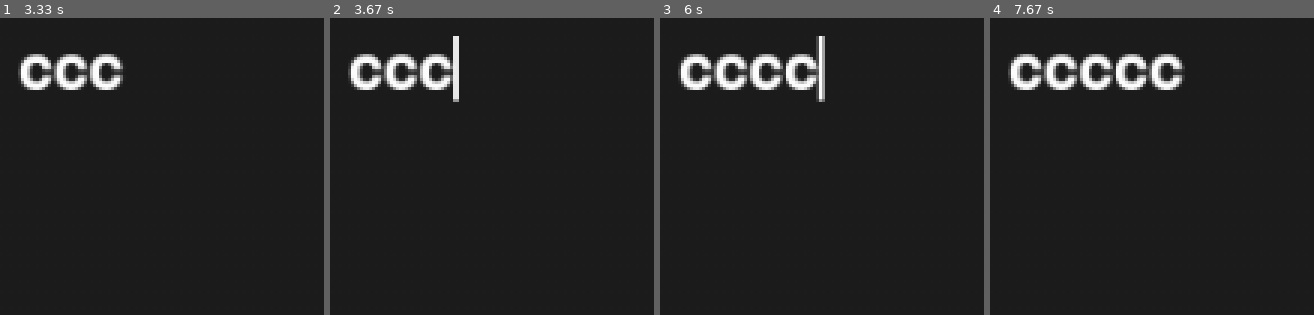
Above: before the commit, frames 1-4 (left to right).
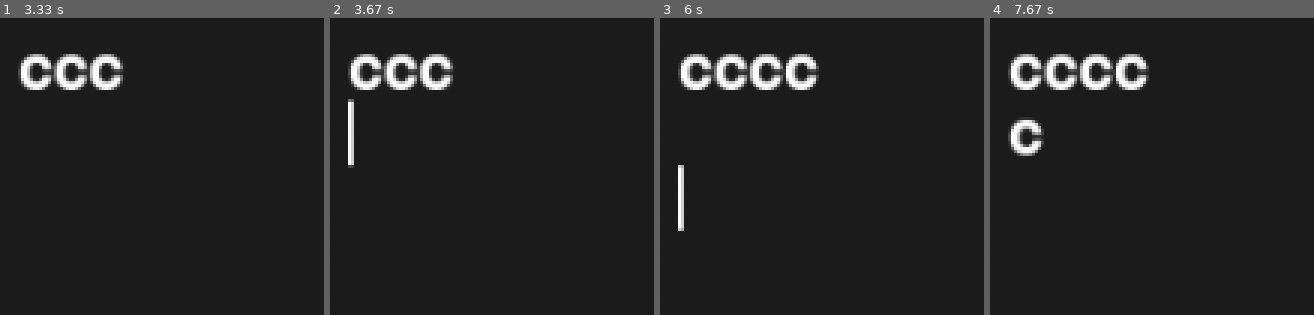
Above: after the commit, the same moments.

Repository: Nuffe/Textbox
Game: pygame game, started from main.py
The game is run twice, just before and just after one commit, with the same random seed, the same clock (stepped at 60 frames per second) and the same inputs.
Inputs:
- Up to frame 1 (3.33 s): hold C 0.33-0.8 s; hold Right 0.33-0.8 s; tap C at 0.83, 2.17 s; hold Up 1.67-2.13 s; hold Left from 3 s (still down)
- Up to frame 2 (3.67 s): release Left at 3.53 s; hold Down from 3.57 s (still down)
- Up to frame 3 (6 s): release Down at 3.87 s; hold Left 3.9-4.3 s; hold C 4.33-4.7 s; hold Up 4.33-4.7 s; hold Right 5.13-5.77 s; hold Down from 5.8 s (still down)
- Up to frame 4 (7.67 s): release Down at 6.17 s; hold Left 6.2-6.67 s; hold Right 6.7-7.17 s; hold Up 7.2-7.5 s; tap C at 7.35 s; hold Right from 7.53 s (still down)

Frame 1 is identical in both runs. In frame 2, 0.8% of the frame differs, in the area x 5-40%, y 6-51%; in frame 3, 1.0%; in frame 4, 1.9%, in the area x 5-61%, y 12-47%.

Commit message:
start on implementation for multiline. Changed the textinput array to now be two dimentional (one array for each line). Also started with some line navigation, co-pilot spit outsomething that works but will look into it more.

Diff:
--- a/textbox/base.py
+++ b/textbox/base.py
@@ -7,9 +7,12 @@
 clock = pygame.time.Clock()
 
 textInput = []
+textLines = [[]]
 cursorPos = 0
 positionX = 50
 positionY = 50
+pointerX = 0
+pointerY = 0
 
 running = True
 
@@ -20,31 +23,66 @@
 
         elif event.type == pygame.KEYDOWN:
             if event.key == pygame.K_BACKSPACE:
-                textInput.pop()
+                textLines[pointerY].pop()
                 cursorPos -= 1
             elif event.key == pygame.K_c and pygame.key.get_mods() & pygame.KMOD_CTRL:
-                textInput.clear()
+                textLines[pointerY].clear()
                 cursorPos = 0
             elif event.key == pygame.K_ESCAPE:
                 running = False
+            elif event.key == pygame.K_DOWN:
+                pointerY += 1
+                if pointerY >= len(textLines):
+                    textLines.append([])
+                cursorPos = min(cursorPos, len(textLines[pointerY]))
+            elif event.key == pygame.K_UP:
+                pointerY -= 1
+                if pointerY < 0:
+                    pointerY = 0
+                cursorPos = min(cursorPos, len(textLines[pointerY]))
+            elif event.key == pygame.K_LEFT:
+                if cursorPos > 0:
+                    cursorPos -= 1
+                elif pointerY > 0:
+                    pointerY -= 1
+                    cursorPos = len(textLines[pointerY])
+            elif event.key == pygame.K_RIGHT:
+                if cursorPos < len(textLines[pointerY]):
+                    cursorPos += 1
+                elif pointerY < len(textLines) - 1:
+                    pointerY += 1
+                    cursorPos = 0
             else:
                 character = event.unicode
                 if character:
-                    textInput.insert(cursorPos, character)
+                    textLines[pointerY].insert(cursorPos, character)
                     cursorPos += 1
+                    if pointerX > 500:
+                        pointerY += 1
+                        cursorPos = 0
+                        if pointerY >= len(textLines):
+                            textLines.append([])
+
+
 
     screen.fill((30, 30, 30))
 
-    if time.time() % 1.2 > 0.6:                              #Flicker time
-        textBeforePoint = "".join(textInput[:cursorPos])     #Grabs all before cursor position
-        pointerX = positionX + font.size(textBeforePoint)[0] #size givs the pixel size of the string and puts caret at the end
-        pointerHeight = font.get_height()
-        pygame.draw.rect(screen, (255,255,255), (pointerX, positionY, 2, pointerHeight))
+    textBeforePointLines = "".join(textLines[pointerY][:cursorPos])           #Grabs all before cursor position
+    pointerX = positionX + font.size(textBeforePointLines)[0]                 #X position of the cursor based on pixels before it
+    pointerHeight = font.get_height()
 
-    if len(textInput) > 0:
-        textOutput = "".join(textInput)
+    if time.time() % 1.2 > 0.6:                                               #Flicker time
+        pygame.draw.rect(screen, (255,255,255), (pointerX,  positionY + pointerY * font.get_height(), 2, pointerHeight))
+
+
+    for i, line in enumerate(textLines):
+        if len(line) == 0:
+            continue
+        textOutput = "".join(line)
         key = font.render(textOutput, True, (255, 255, 255))
-        screen.blit(key, (positionX, positionY))
+        screen.blit(key, (positionX, positionY + i * font.get_height()))
+
+
 
     clock.tick(60)
     pygame.display.flip()
